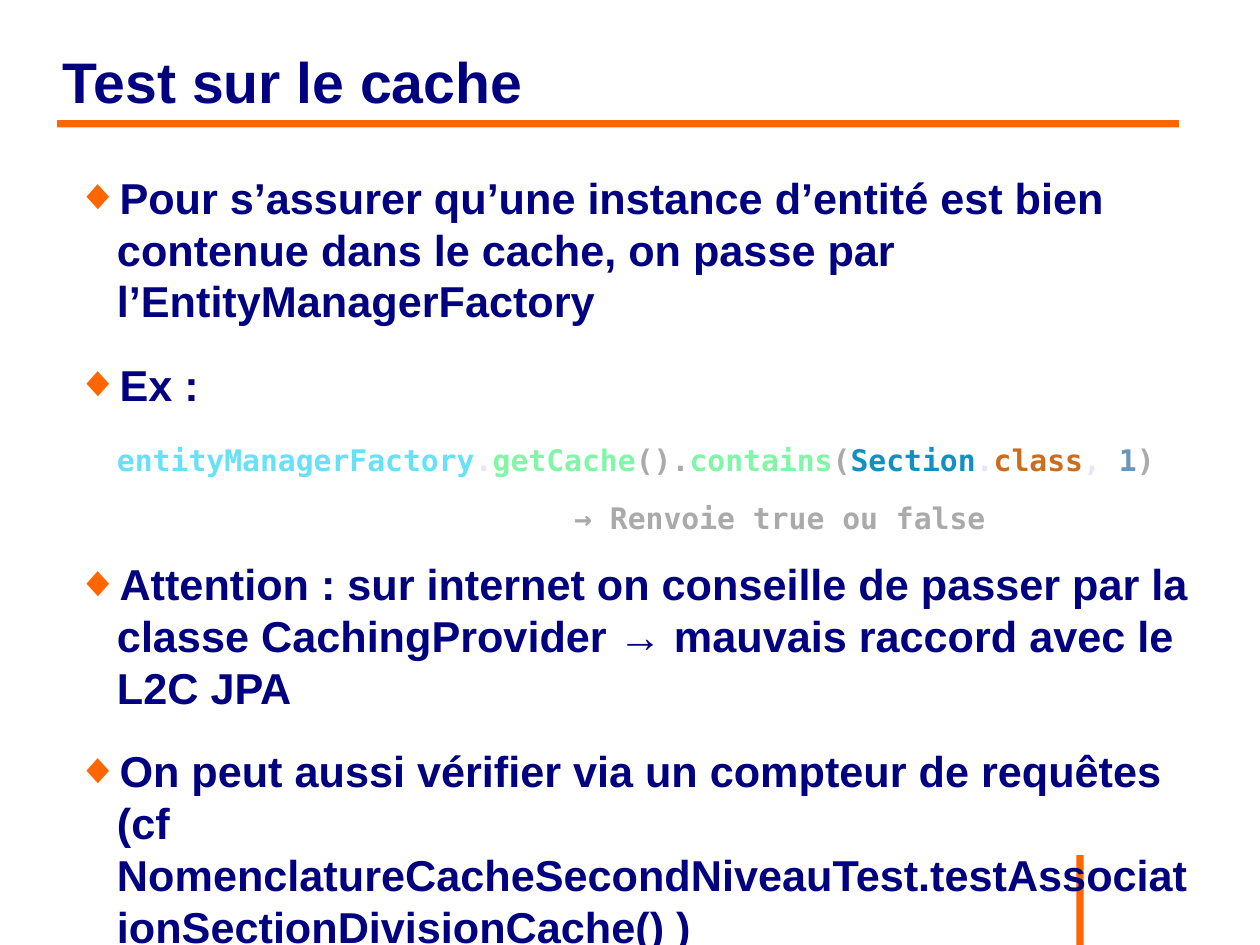
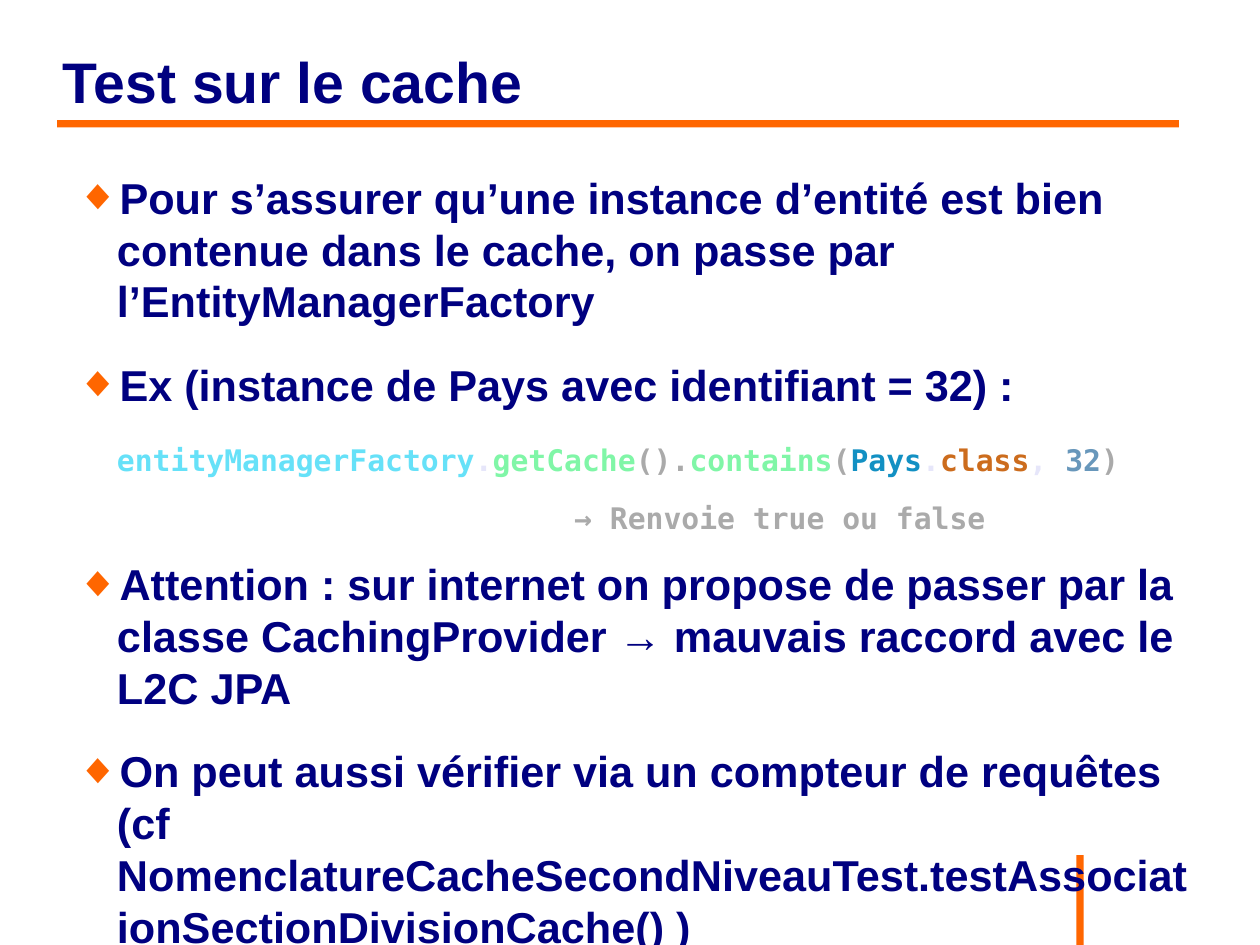
Before and after one commit to philphils/formation-hibernate-avancee, a slide deck: slide 61 of Documentation/diapo_formation_hibernate_avancee.odp. Drawn at 1260x945 pixels with LibreOffice and Linux fonts; fonts in the diff are those of the drawing; background and template pictures are left out. Boxes give left, top, right and bottom in pixels: in the first picture for what was removed or moved away, otherwise in the second. Text is boxed around its words. In the diff, an @@ line names an element or a change of style, - is before the commit and + after.

```diff
--- a/Documentation/diapo_formation_hibernate_avancee.odp
+++ b/Documentation/diapo_formation_hibernate_avancee.odp
@@ text at bbox=[117, 369, 1119, 477]: text changed; text colour #66E1F8 to #000080 @@
-◆ Ex :
-entityManagerFactory.getCache().contains(Section.class, 1)
+◆ Ex (instance de Pays avec identifiant = 32) :
+entityManagerFactory.getCache().contains(Pays.class, 32)
@@ text at bbox=[117, 568, 1173, 705]: text changed @@
-◆ Attention : sur internet on conseille de passer par la classe CachingProvider → mauvais raccord avec le L2C JPA
+◆ Attention : sur internet on propose de passer par la classe CachingProvider → mauvais raccord avec le L2C JPA
```
Also in this commit, not shown: 11 other slides changed.
